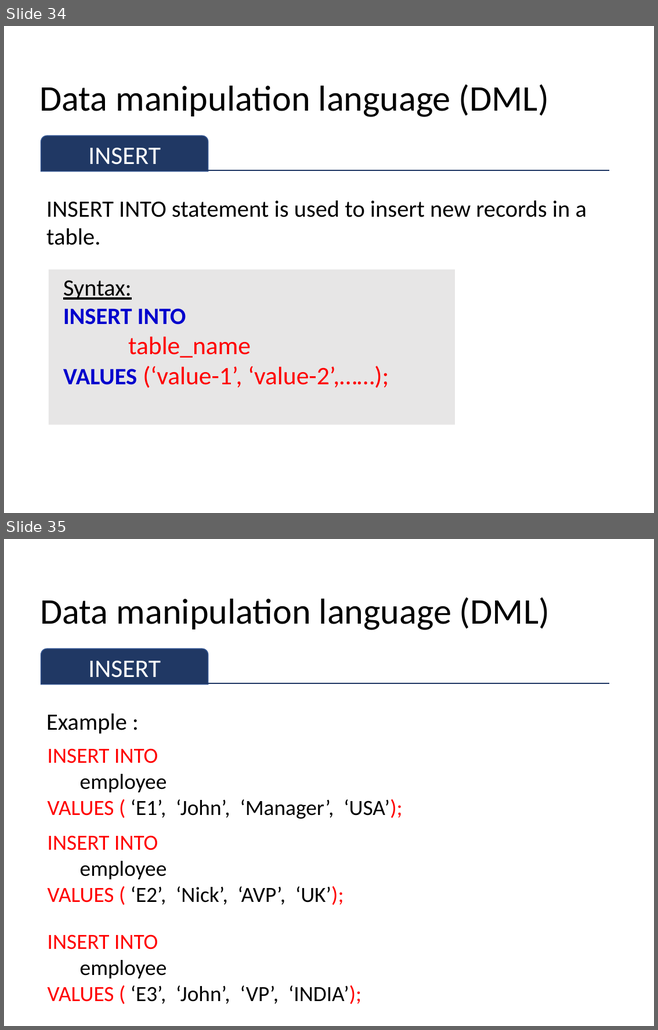
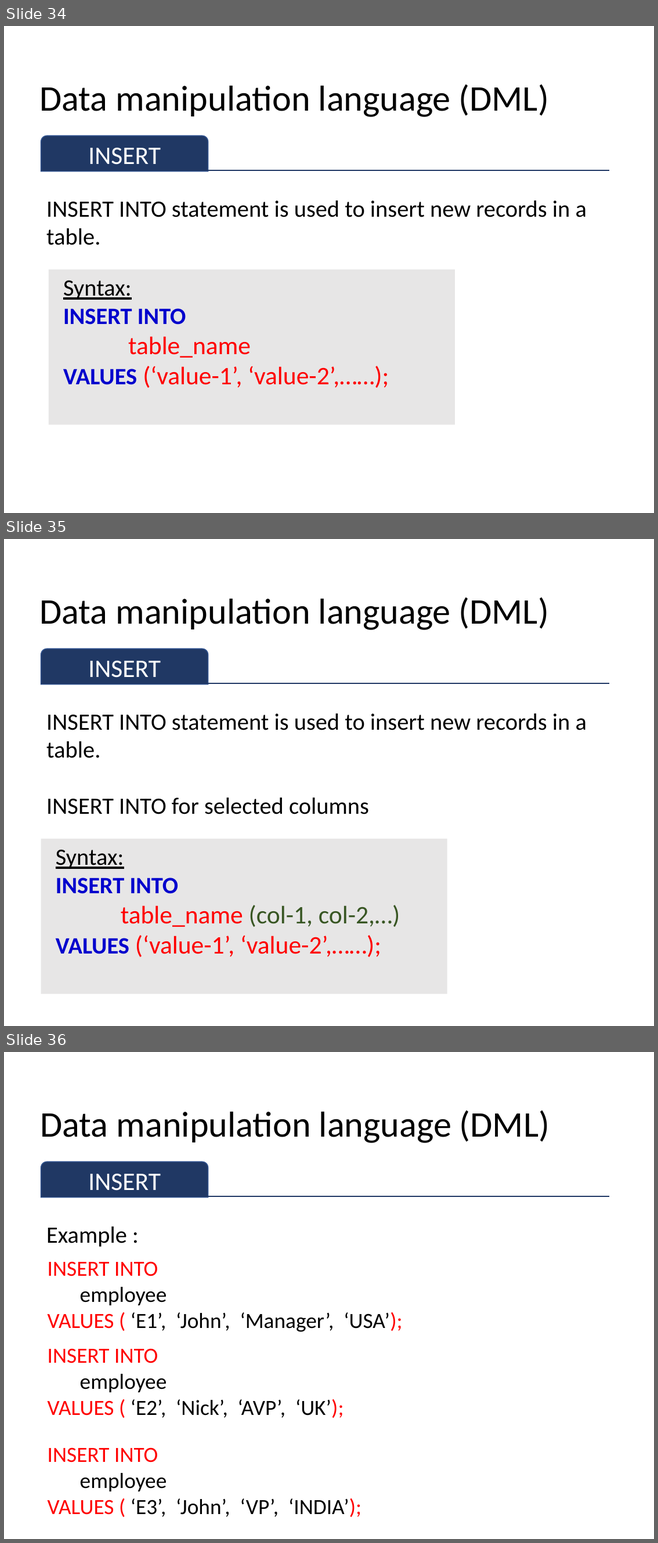
Before and after one commit to sitmbadept/sitmbadept.github.io, a slide deck: 2023/UNIT_2/WIP/UNIT-2-PART-1.pptx. Shown one above the other, each under a label of ours: slides 34 and 35 before the commit, slides 34, 35 and 36 after it. The pictures are 658x1030 and 658x1543 pixels, drawn with LibreOffice and Linux fonts; fonts in the diff are those of the drawing. Boxes give left, top, right and bottom in pixels: in the first picture for what was removed or moved away, otherwise in the second. Text is boxed around its words. In the diff, an @@ line names an element or a change of style, - is before the commit and + after.

```diff
--- a/2023/UNIT_2/WIP/UNIT-2-PART-1.pptx
+++ b/2023/UNIT_2/WIP/UNIT-2-PART-1.pptx
@@ slide 35 added at [4, 539, 654, 1026], background #FFFFFF @@
@@ title added at [39, 597, 549, 630], 40 pt, text #000000 @@
+Data manipulation language (DML)
@@ round same rect added at [41, 649, 208, 685], fill #203864, outline #325491 1 pt, 28 pt, text #FFFFFF @@
+INSERT
@@ line added from (41, 684) to (609, 684), #203864 1.5 pt @@
@@ text added at [46, 714, 586, 815], 26 pt, text #000000 @@
+INSERT INTO statement is used to insert new records in a table.
+INSERT INTO for selected columns
@@ rectangle added at [41, 839, 447, 994], fill #E7E6E6, 28 pt, text #FF0000 @@
+Syntax:
+INSERT INTO
+table_name (col-1, col-2,…)
+VALUES (‘value-1’, ‘value-2’,……);
@@ what was slide 35 is now slide 36 @@
```
Also in this commit, not shown: 3 other files.
